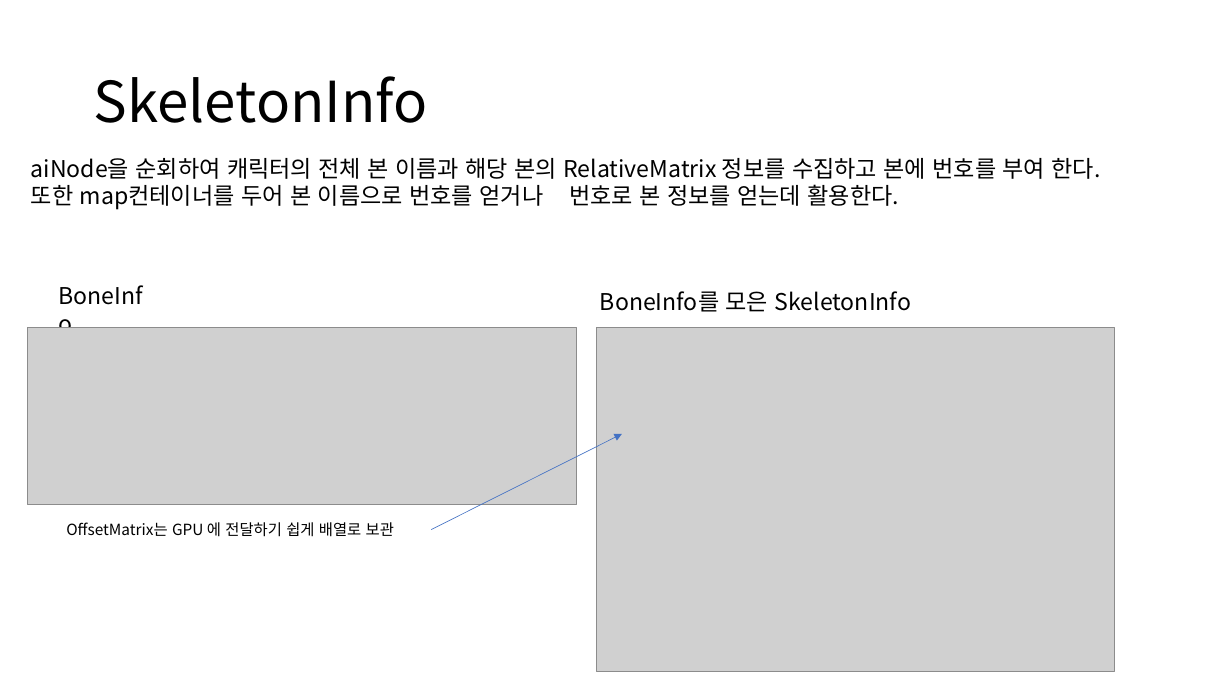
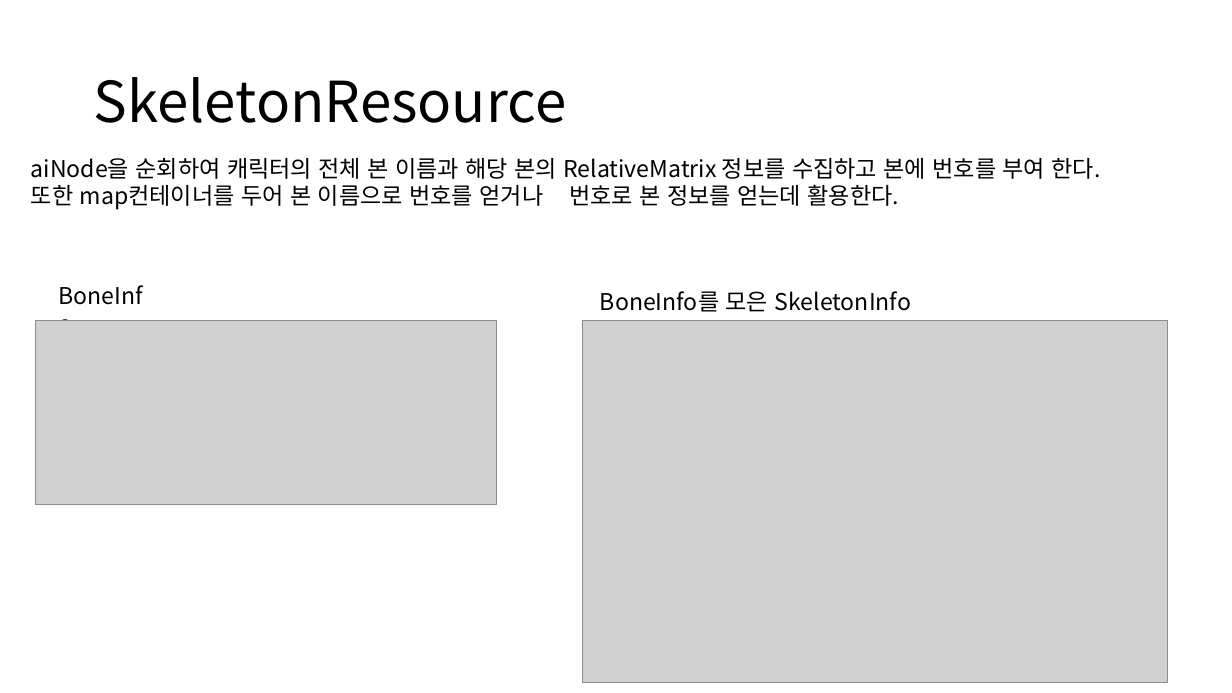
Before and after one commit to ldw9981/D3D11_Tutorial, a slide deck: slide 5 of Documents/11-SkinnedSkeletalMesh.pptx. Drawn at 1232x693 pixels with LibreOffice and Linux fonts; fonts in the diff are those of the drawing; grey boxes stand for pictures. Boxes give left, top, right and bottom in pixels: in the first picture for what was removed or moved away, otherwise in the second. Text is boxed around its words. In the diff, an @@ line names an element or a change of style, - is before the commit and + after.

```diff
--- a/Documents/11-SkinnedSkeletalMesh.pptx
+++ b/Documents/11-SkinnedSkeletalMesh.pptx
@@ title at (94, 77, 566, 123): text changed @@
-SkeletonInfo
+SkeletonResource
@@ picture: place and size @@
-picture at (28, 327, 577, 505)
+picture at (36, 321, 497, 505)
@@ picture: place and size @@
-picture at (597, 327, 1115, 672)
+picture at (583, 321, 1168, 683)
@@ arrow removed from (432, 530) to (622, 434) @@
@@ text removed at (66, 522, 394, 537) @@
-OffsetMatrix는 GPU 에 전달하기 쉽게 배열로 보관
```
Also in this commit, not shown: 3 other slides changed, 3 slides removed.
